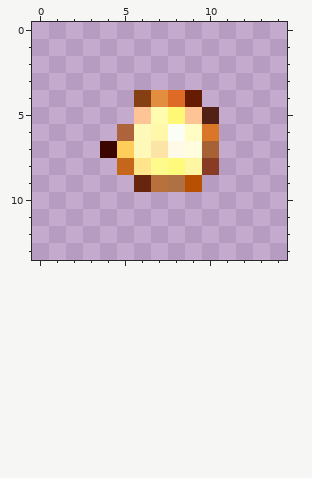
A pixel-art sprite gets an edit: assets/explosion1.png. Above is the file before it was changed.
The file is 15x14 pixels. Colours within 5 levels of each other are drawn and written as one.
Once edited:
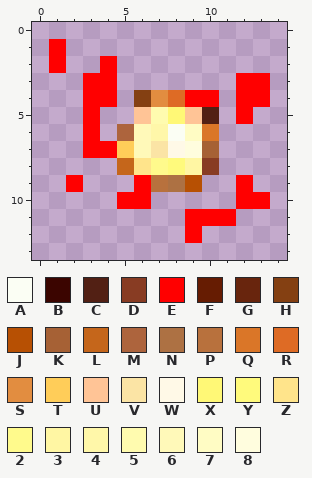
Palette (. is transparent): A #fbfef4  B #3b0500  C #522014  D #883c23  E #ff0000  F #661c02  G #68250d  H #844012  J #b75003  K #a66135  L #c5661b  M #ad643d  N #ad7143  P #b8713d  Q #da7628  R #de6b25  S #e28d40  T #ffcd59  U #ffc496  V #fbe4a5  W #fff9e7  X #fff876  Y #fffa7c  Z #ffe48b  2 #fffa8c  3 #fff6a3  4 #fff7a9  5 #fffbaf  6 #fff9b9  7 #fffcc4  8 #fffdde
The edit:
y 1: x 1 . -> E
y 2: x 1 . -> E; x 4 . -> E
y 3: x 3..4 .. -> EE; x 12..13 .. -> EE
y 4: x 3..4 .. -> EE; x 9..10 F. -> EE; x 12..13 .. -> EE
y 5: x 3 . -> E; x 12 . -> E
y 6: x 3 . -> E
y 7: x 3..4 .B -> EE
y 9: x 2 . -> E; x 6 G -> E; x 12 . -> E
y 10: x 5..6 .. -> EE; x 12..13 .. -> EE
y 11: x 9..11 ... -> EEE
y 12: x 9 . -> E
Changed places in both pictures, as pixel boxes (x1, y1, x2, y2):
changed: (49, 39, 270, 243)
